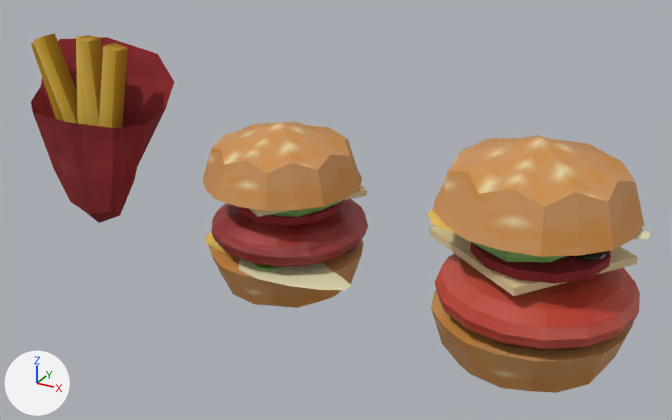
The OBJ model Models/Food/Hamburger.obj: old version first, new version second.
The view is the same before and after, from a 50 mm lens placed at (2.4, -3.81, 2.17), pointed at (0.34, -0.07, 0.3). Arrows for +X, +Y and +Z are at lower left; the lights stay in place. The first picture is the older version. Where no turn or scale is listed for an object, it has been applied to the vertices.

Names of what the first picture shows: 'Cheese_burger', 'Fries', 'Hamburger'.
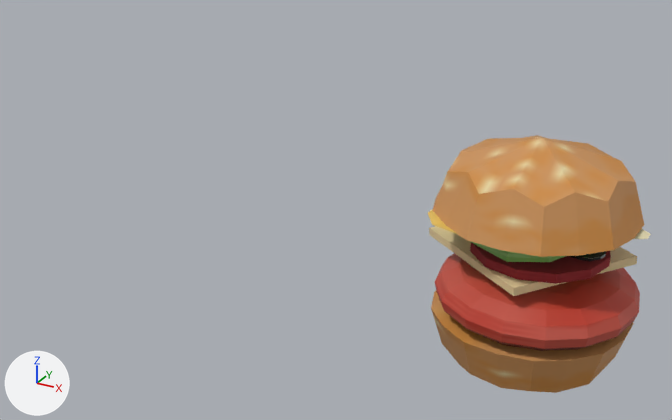
The newer file is also turned or shifted as a whole; pictures and numbers use the older file's frame.

Where the change shows, as pixel boxes (x1, y1, x2, y2) in the pictures (672 x 420 px):
'Cheese_burger', deleted
    before: (203, 122, 368, 308)
    faces in mat_bun (picture img_atlas_png): (203, 122, 364, 308)
    faces in mat_patty1 (picture img_atlas_png): (211, 199, 368, 267)
    faces in mat_material_005 (picture img_atlas_png): (239, 259, 351, 290)
    faces in mat_material_002: (236, 201, 342, 226)
    faces in mat_lettuce (picture img_atlas_png): (270, 201, 341, 217)
'Fries', deleted (red)
    before: (31, 33, 174, 223)
    faces in mat_material_002: (31, 37, 174, 223)
    faces in mat_material_001: (31, 33, 128, 128)

Diff of the bpy script that builds the scene:
```diff
--- a/Models/Food/Hamburger.obj.py
+++ b/Models/Food/Hamburger.obj.py
@@ ob_cheese_burger @@
-ob_cheese_burger = bpy.data.objects.new('Cheese_burger', me_cheese_burger)
-ob_cheese_burger.location = (0.0, 0.0, 0.0)
@@ ob_fries @@
-ob_fries = bpy.data.objects.new('Fries', me_fries)
-ob_fries.location = (0.0, 0.0, 0.0)
```
